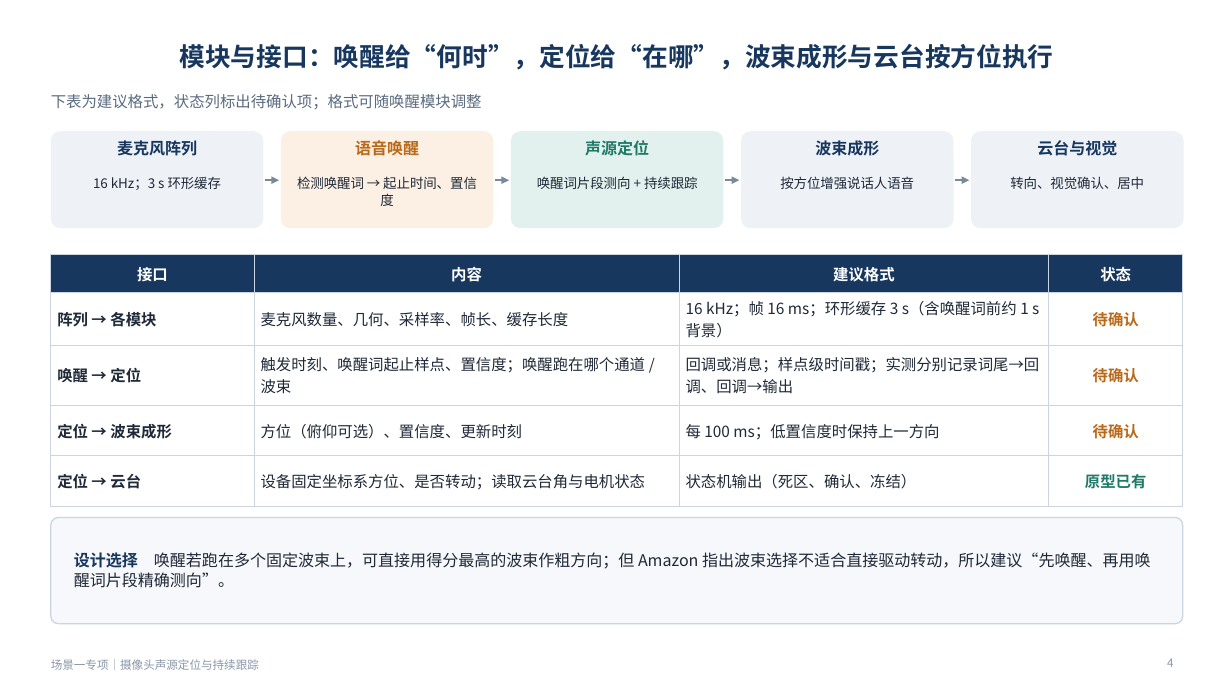
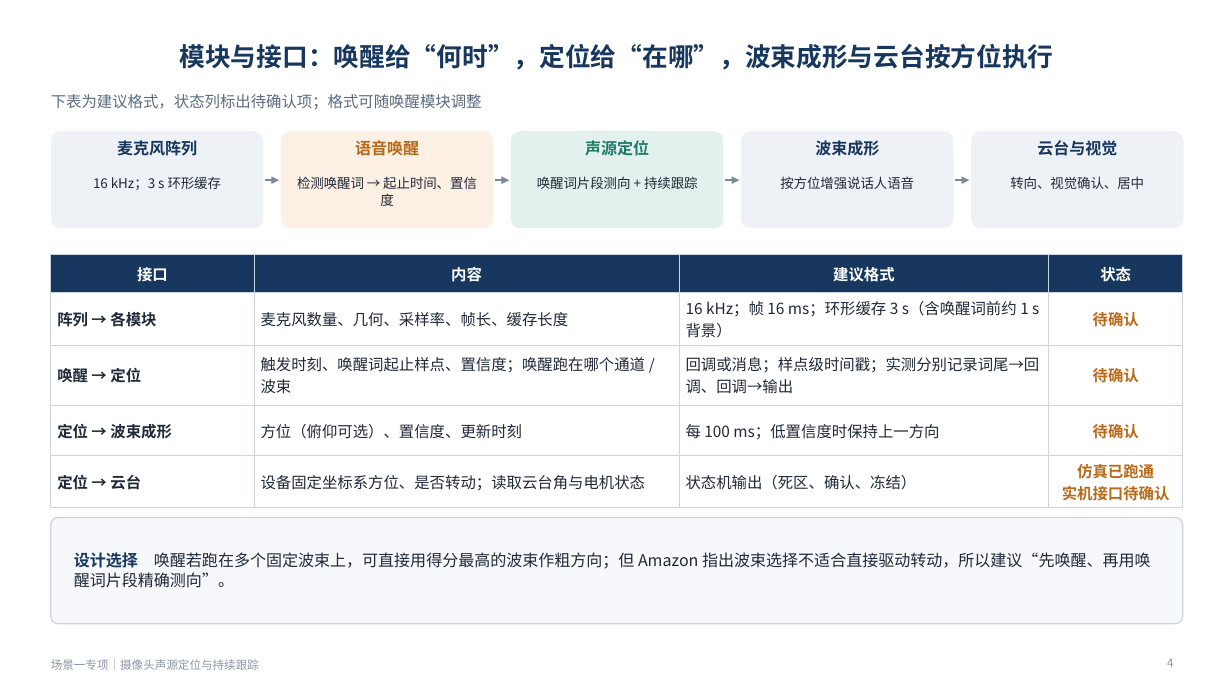
Before and after one commit to ZeroFoxxi/ssl-scene1, a slide deck: slide 4 of 场景一专项_摄像头声源定位与跟踪_方案选型与数据集.pptx. Drawn at 1232x693 pixels with LibreOffice and Linux fonts; fonts in the diff are those of the drawing. Boxes give left, top, right and bottom in pixels: in the first picture for what was removed or moved away, otherwise in the second. Text is boxed around its words. In the diff, an @@ line names an element or a change of style, - is before the commit and + after.

```diff
--- a/场景一专项_摄像头声源定位与跟踪_方案选型与数据集.pptx
+++ b/场景一专项_摄像头声源定位与跟踪_方案选型与数据集.pptx
@@ table at [51,254,1183,505] @@
-row 5, column 4: 原型已有
+row 5, column 4: 仿真已跑通 / 实机接口待确认
```
Also in this commit, not shown: 2 other files.
